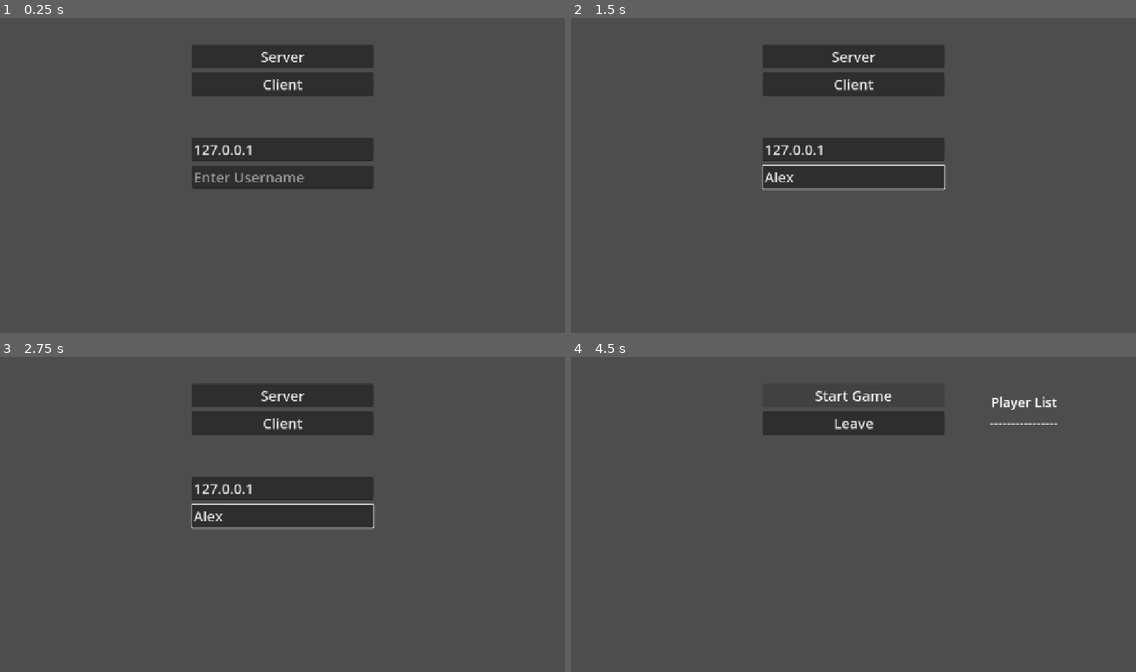
Above: before the commit, frames 1-4 (two rows, left to right).
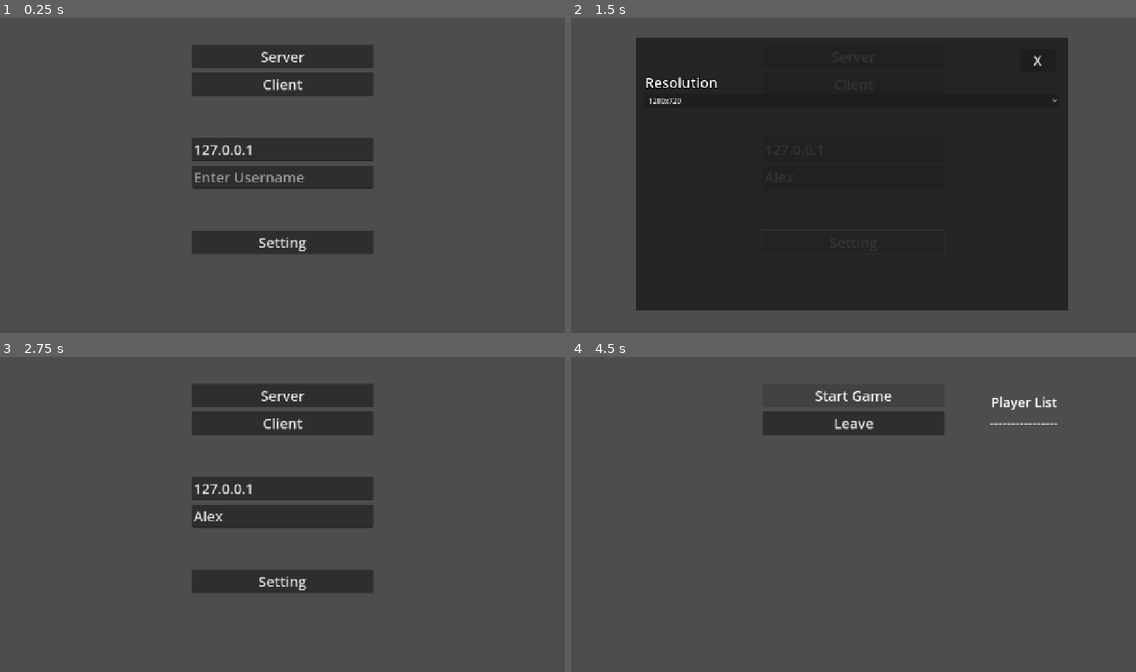
Above: after the commit, the same moments.

Repository: YummyBerry1108/P.A.L
Game: Godot game, scene res://scenes/menu.tscn
The game is run twice, just before and just after one commit, with the same random seed, the same clock (stepped at 60 frames per second) and the same inputs.
Inputs (mouse positions are in pixels of both pictures, inside the frame that each line leads up to):
- Up to frame 1 (0.25 s): no input
- Up to frame 2 (1.5 s): click (853, 175) at 0.52 s; type "Alex" at 0.6 s; click (853, 241) at 1.25 s, where only the run after the commit has a clickable "Setting"
- Up to frame 3 (2.75 s): click (468, 397) at 2 s, where only the run after the commit has a clickable "X"
- Up to frame 4 (4.5 s): click "Client" at 2.75 s; click "Leave" at 3.5 s; click "Server" at 4.25 s

The runs differ from the first frame. In frame 1, 2.2% of the frame differs, in the area x 34-66%, y 67-75%; in frame 2, 57%, in the area x 11-88%, y 6-93%; in frame 3, 2.7%; in frame 4, nothing differs.

Commit message:
add setting node in menu scene

Diff:
--- a/scenes/menu.tscn
+++ b/scenes/menu.tscn
@@ -1,6 +1,7 @@
-[gd_scene load_steps=3 format=3 uid="uid://cij6qhko0lb6q"]
+[gd_scene load_steps=4 format=3 uid="uid://cij6qhko0lb6q"]
 
 [ext_resource type="Script" uid="uid://cusmopn4cbjkq" path="res://scripts/menu.gd" id="1_7w7rl"]
+[ext_resource type="PackedScene" uid="uid://2wcsygc1diga" path="res://scenes/ui/setting.tscn" id="2_vjb58"]
 
 [sub_resource type="StyleBoxEmpty" id="StyleBoxEmpty_yqeox"]
 
@@ -26,7 +27,7 @@
 grow_horizontal = 2
 theme_override_constants/separation = 10
 
-[node name="HSeparator2" type="HSeparator" parent="VBoxContainer"]
+[node name="HSeparator" type="HSeparator" parent="VBoxContainer"]
 layout_mode = 2
 theme_override_constants/separation = 50
 theme_override_styles/separator = SubResource("StyleBoxEmpty_yqeox")
@@ -43,7 +44,7 @@
 theme_override_font_sizes/font_size = 32
 text = "Client"
 
-[node name="HSeparator" type="HSeparator" parent="VBoxContainer"]
+[node name="HSeparator2" type="HSeparator" parent="VBoxContainer"]
 layout_mode = 2
 theme_override_constants/separation = 75
 theme_override_styles/separator = SubResource("StyleBoxEmpty_yqeox")
@@ -61,7 +62,27 @@
 theme_override_font_sizes/font_size = 32
 placeholder_text = "Enter Username"
 
+[node name="HSeparator3" type="HSeparator" parent="VBoxContainer"]
+layout_mode = 2
+theme_override_constants/separation = 75
+theme_override_styles/separator = SubResource("StyleBoxEmpty_yqeox")
+
+[node name="SettingButton" type="Button" parent="VBoxContainer"]
+custom_minimum_size = Vector2(412, 53)
+layout_mode = 2
+theme_override_font_sizes/font_size = 32
+text = "Setting"
+
+[node name="Setting" parent="." instance=ExtResource("2_vjb58")]
+visible = false
+layout_mode = 1
+offset_left = 146.0
+offset_top = 43.0
+offset_right = -154.0
+offset_bottom = -57.0
+
 [connection signal="button_down" from="VBoxContainer/Server" to="." method="_on_server_button_down"]
 [connection signal="button_down" from="VBoxContainer/Client" to="." method="_on_client_button_down"]
 [connection signal="text_changed" from="VBoxContainer/IP" to="." method="_changed_ip"]
 [connection signal="text_changed" from="VBoxContainer/Username" to="." method="_changed_username"]
+[connection signal="pressed" from="VBoxContainer/SettingButton" to="Setting" method="_on_button_pressed"]
--- /dev/null
+++ b/scenes/ui/setting.tscn
@@ -0,0 +1,75 @@
+[gd_scene load_steps=3 format=3 uid="uid://2wcsygc1diga"]
+
+[ext_resource type="Script" uid="uid://tusarv8ki8ew" path="res://scripts/ui/setting.gd" id="1_wlg5k"]
+
+[sub_resource type="LabelSettings" id="LabelSettings_wmfb3"]
+font_size = 32
+outline_size = 8
+outline_color = Color(0, 0, 0, 1)
+
+[node name="Setting" type="Control"]
+layout_mode = 3
+anchors_preset = 15
+anchor_right = 1.0
+anchor_bottom = 1.0
+grow_horizontal = 2
+grow_vertical = 2
+script = ExtResource("1_wlg5k")
+
+[node name="PanelContainer" type="ColorRect" parent="."]
+layout_mode = 1
+anchors_preset = 15
+anchor_right = 1.0
+anchor_bottom = 1.0
+grow_horizontal = 2
+grow_vertical = 2
+color = Color(0.12549, 0.12549, 0.12549, 0.901961)
+
+[node name="Button" type="Button" parent="."]
+layout_mode = 1
+anchors_preset = 1
+anchor_left = 1.0
+anchor_right = 1.0
+offset_left = -110.0
+offset_top = 27.0
+offset_right = -29.0
+offset_bottom = 78.0
+grow_horizontal = 0
+theme_override_font_sizes/font_size = 30
+text = "X"
+
+[node name="MarginContainer" type="MarginContainer" parent="."]
+layout_mode = 1
+anchors_preset = -1
+anchor_left = 0.021
+anchor_top = 0.033
+anchor_right = 0.979
+anchor_bottom = 0.953
+offset_left = 0.119999
+offset_top = 60.24
+offset_right = -0.119995
+offset_bottom = -0.160034
+grow_horizontal = 2
+grow_vertical = 2
+
+[node name="VBoxContainer" type="VBoxContainer" parent="MarginContainer"]
+layout_mode = 2
+
+[node name="ResLabel" type="Label" parent="MarginContainer/VBoxContainer"]
+layout_mode = 2
+text = "Resolution"
+label_settings = SubResource("LabelSettings_wmfb3")
+
+[node name="Resolution" type="OptionButton" parent="MarginContainer/VBoxContainer"]
+layout_mode = 2
+selected = 2
+item_count = 3
+popup/item_0/text = "1920x1080"
+popup/item_0/id = 0
+popup/item_1/text = "1600x900"
+popup/item_1/id = 1
+popup/item_2/text = "1280x720"
+popup/item_2/id = 2
+
+[connection signal="pressed" from="Button" to="." method="_on_button_pressed"]
+[connection signal="item_selected" from="MarginContainer/VBoxContainer/Resolution" to="." method="_on_resolution_item_selected"]
--- a/scenes/ui/ui.tscn
+++ b/scenes/ui/ui.tscn
@@ -278,7 +278,7 @@
 horizontal_alignment = 1
 vertical_alignment = 1
 
-[node name="ColorRect" type="ColorRect" parent="."]
+[node name="Mask" type="ColorRect" parent="."]
 layout_mode = 1
 anchors_preset = 15
 anchor_right = 1.0
@@ -329,7 +329,7 @@
 stat_upgrades = NodePath("../StatUpgrades")
 upgrade_timer = NodePath("../UpgradeTimer")
 upgrade_timer_label = NodePath("../UpgradeTimeLabel")
-background = NodePath("../../ColorRect")
+background = NodePath("../../Mask")
 
 [node name="UpgradeTimeLabel" type="Label" parent="StatUpgradeUI"]
 layout_mode = 0
--- a/scripts/etc/stat_upgrade_data.gd
+++ b/scripts/etc/stat_upgrade_data.gd
@@ -4,11 +4,11 @@
 enum Rarity { COMMON, UNCOMMON, RARE, EPIC, LEGENDARY }
 
 const RARITY_COLORS: Dictionary = {
-	Rarity.COMMON: Colors.WHITE,   # 白
-	Rarity.UNCOMMON: Colors.GREEN, # 綠
-	Rarity.RARE: Colors.BLUE,      # 藍
-	Rarity.EPIC: Colors.PURPLE,    # 紫
-	Rarity.LEGENDARY: Colors.GOLD  # 金
+	Rarity.COMMON: Colors.WHITE,
+	Rarity.UNCOMMON: Colors.GREEN,
+	Rarity.RARE: Colors.BLUE,
+	Rarity.EPIC: Colors.PURPLE,
+	Rarity.LEGENDARY: Colors.GOLD
 }
 
 @export_category("Basic")
--- /dev/null
+++ b/scripts/ui/setting.gd
@@ -0,0 +1,16 @@
+extends Control
+
+func _ready() -> void:
+	hide()
+
+func _on_resolution_item_selected(index: int) -> void:
+	match index:
+		0:
+			DisplayServer.window_set_size(Vector2i(1920, 1080))
+		1:
+			DisplayServer.window_set_size(Vector2i(1600, 900))
+		2:
+			DisplayServer.window_set_size(Vector2i(1280, 720))
+
+func _on_button_pressed() -> void:
+	visible = not visible
Not shown, added: scripts/ui/setting.gd.uid
